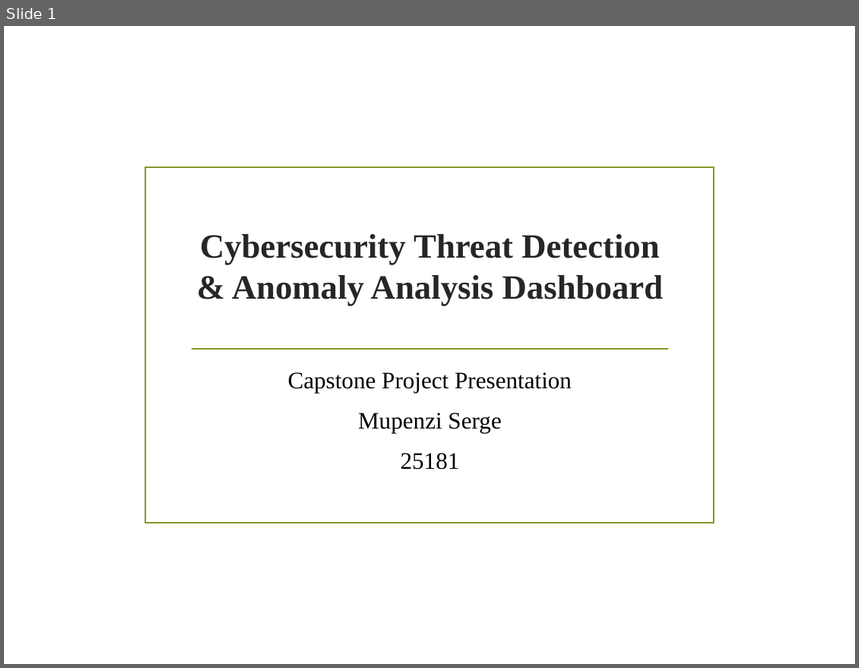
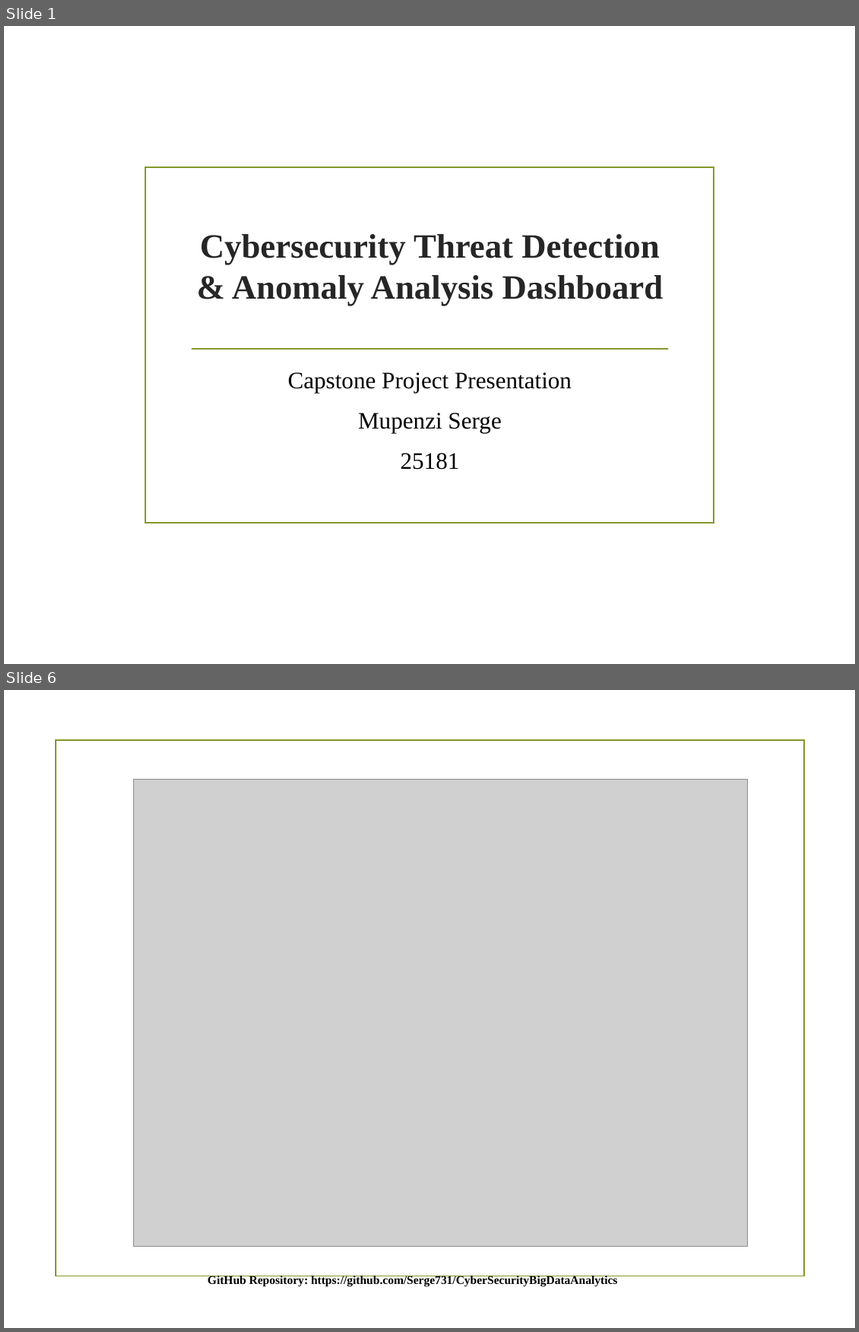
Before and after one commit to Serge731/CyberSecurityBigDataAnalytics, a slide deck: Cybersecurity_Capstone_Presentation.pptx. Shown one above the other, each under a label of ours: slide 1 before the commit, slides 1 and 6 after it; the slides between them are not shown. The pictures are 859x668 and 859x1332 pixels, drawn with LibreOffice and Linux fonts; fonts in the diff are those of the drawing; grey boxes stand for pictures; background and template pictures are left out. Boxes give left, top, right and bottom in pixels: in the first picture for what was removed or moved away, otherwise in the second. Text is boxed around its words. In the diff, an @@ line names an element or a change of style, - is before the commit and + after.

```diff
--- a/Cybersecurity_Capstone_Presentation.pptx
+++ b/Cybersecurity_Capstone_Presentation.pptx
@@ slide 6 added at <box>4,690,855,1328</box>, background picture (left out) @@
@@ rectangle added at <box>56,740,804,1277</box>, outline #83992A 1.25 pt @@
@@ picture added at <box>133,780,748,1246</box> @@
@@ text added at <box>208,1276,617,1287</box>, 10 pt, text #000000, bold @@
+GitHub Repository: https://github.com/Serge731/CyberSecurityBigDataAnalytics
```
Also in this commit, not shown: 10 slides changed, 1 other slide added, 2 slides removed.
